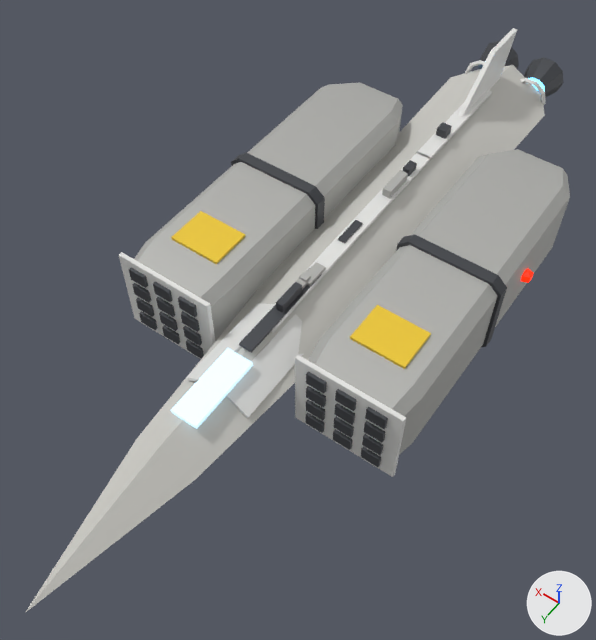
The glTF model godot/assets/ships/missile_boat.glb: old version first, new version second.
Rendered twice from a 50 mm lens placed at (-0.689, 1.121, 1.446), pointed at (0.008, 0.145, -0.088). Lighting does not change. The marker at lower right points along +X, +Y and +Z. The older version comes first. Where no turn or scale is listed for an object, it has been applied to the vertices. Vertices at exactly the same position are counted once.

The first picture shows 'Hull'.
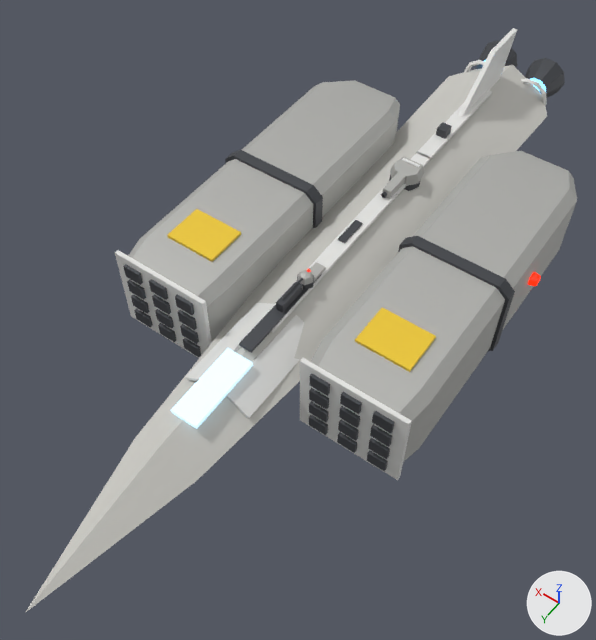
Changed parts and their boxes (x1, y1, x2, y2) in the pictures (596 x 640 px; the box of a moved part takes in the faces that stretch with it):
'Hull', rescaled: before (25, 28, 570, 613); after (25, 28, 577, 613)
'Turret_5', added: after (381, 157, 424, 198)
    faces in mat_shippanel (grey #b5b5b1): (390, 157, 424, 186)
'Turret_7', added: after (282, 269, 314, 300)
    faces in mat_shippanel (grey #b5b5b1): (297, 270, 313, 285)
    faces in mat_hulldark (dark grey #4d5055): (282, 275, 314, 300)
part 1 of me_hull, moved or reshaped: before (119, 69, 570, 479); after (115, 69, 577, 480)

The edits, one by one:
me_hull is used by ob_hull; location (0.0, 0.0, 0.0).
me_hull had 915 vertices, 1490 faces and spanned x -0.39..0.39, y -1.0..1.0, z -0.16..0.16.
me_hull now has 915 vertices, 1490 faces and spans x -0.41..0.41, y -1.0..1.0, z -0.16..0.16.
me_hull part 1: the whole mesh is scaled about its middle by (1.05, 1, 1).
Mesh me_turret_7 is new.
It has 41 vertices, 66 faces and spans x -0.0213..0.0213, y -0.0185..0.0853, z 0.0..0.0341.
Faces by material slot: [32, 22, 12].
It uses material mat_hulldark (dark grey #4d5055).
It uses material mat_shippanel (grey #b5b5b1).
It uses material mat_lightred (red #bc1900, glowing red #ff2700).
Mesh me_turret_5 is new.
It has 56 vertices, 92 faces and spans x -0.0411..0.0411, y -0.0411..0.108, z 0.0..0.044.
Faces by material slot: [60, 20, 12].
It uses material mat_hulldark (dark grey #4d5055).
It uses material mat_shippanel (grey #b5b5b1).
It uses material mat_accent (white #e7e7e5).
Object 'Turret_7' (ob_turret_7) is new; it shows me_turret_7.
Its location is (-0.002, 0.131, 0.039).
Object 'Turret_5' (ob_turret_5) is new; it shows me_turret_5.
Its location is (-0.002, -0.304, 0.023).
